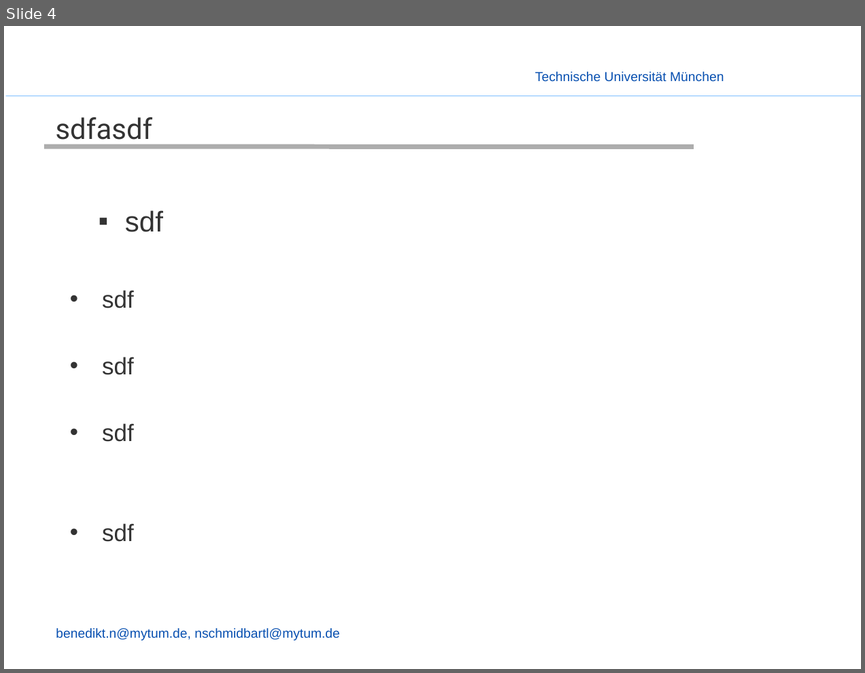
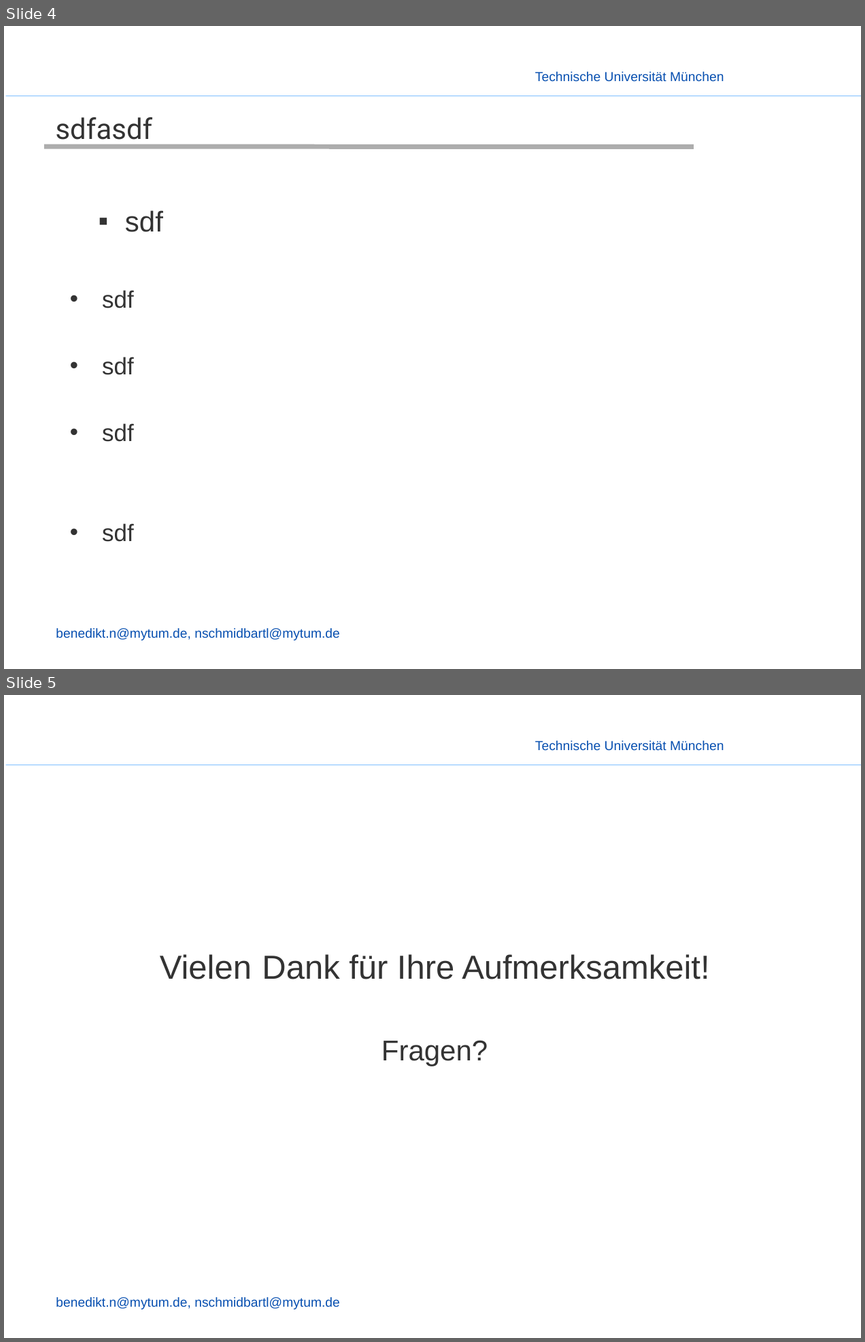
Before and after one commit to enjayes/logistikapp, a slide deck: Präsentation/Presentation - Nobbi.pptx. Shown one above the other, each under a label of ours: slide 4 before the commit, slides 4 and 5 after it. The pictures are 865x673 and 865x1342 pixels, drawn with LibreOffice and Linux fonts; fonts in the diff are those of the drawing; background and template pictures are left out. Boxes give left, top, right and bottom in pixels: in the first picture for what was removed or moved away, otherwise in the second. Text is boxed around its words. In the diff, an @@ line names an element or a change of style, - is before the commit and + after.

Commit message:
p 2

```diff
--- a/Präsentation/Presentation - Nobbi.pptx
+++ b/Präsentation/Presentation - Nobbi.pptx
@@ slide 5 added at [4, 695, 861, 1338], background picture (left out); not listed: 3 template elements that a slide beside it also shows @@
@@ text added at [160, 954, 709, 1066], 28 pt, text #333333 @@
+  Vielen Dank für Ihre Aufmerksamkeit!
+  Fragen?
```
